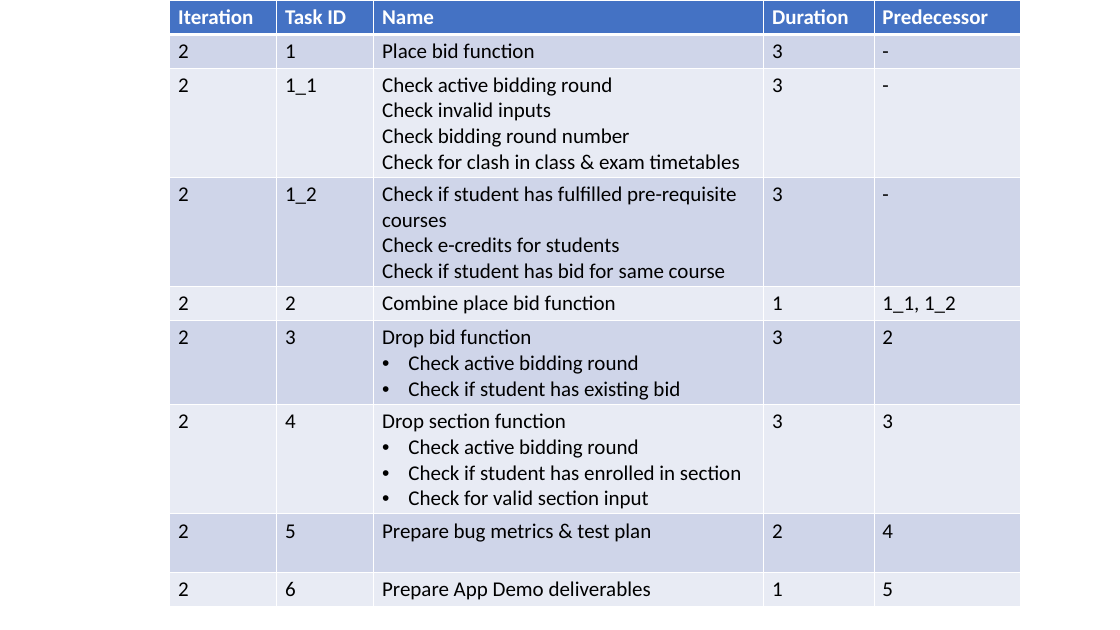
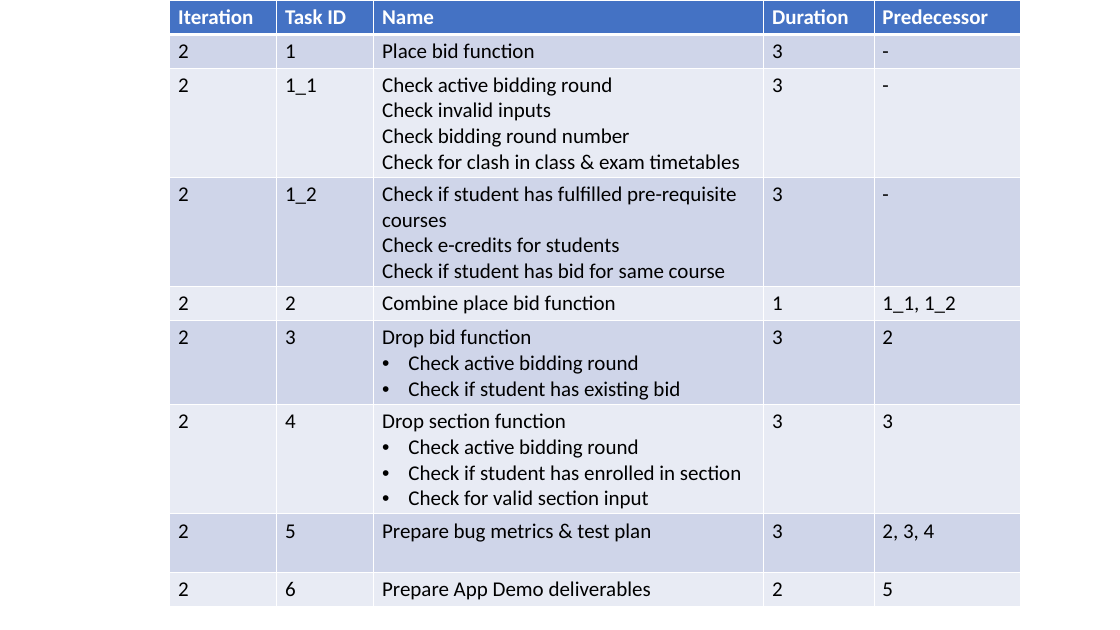
Before and after one commit to weichen-0/Bidding-Online-System, a slide deck: slide 3 of documents/schedule.pptx (slide 2 before the commit). Drawn at 1120x630 pixels with LibreOffice and Linux fonts; fonts in the diff are those of the drawing. Boxes give left, top, right and bottom in pixels: in the first picture for what was removed or moved away, otherwise in the second. Text is boxed around its words. In the diff, an @@ line names an element or a change of style, - is before the commit and + after.

```diff
--- a/documents/schedule.pptx
+++ b/documents/schedule.pptx
@@ table at [170, 0, 1020, 607] @@
-row 8, column 4: 2
+row 8, column 4: 3
-row 8, column 5: 4
+row 8, column 5: 2, 3, 4
-row 9, column 4: 1
+row 9, column 4: 2
```
Also in this commit, not shown: 1 other slide changed, 2 slides added, 1 other file.
